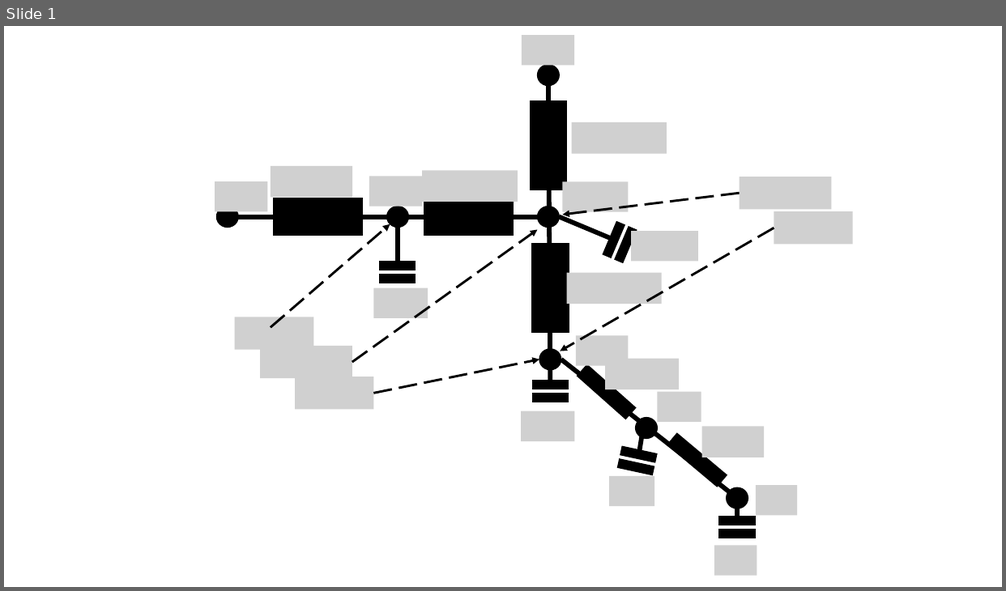
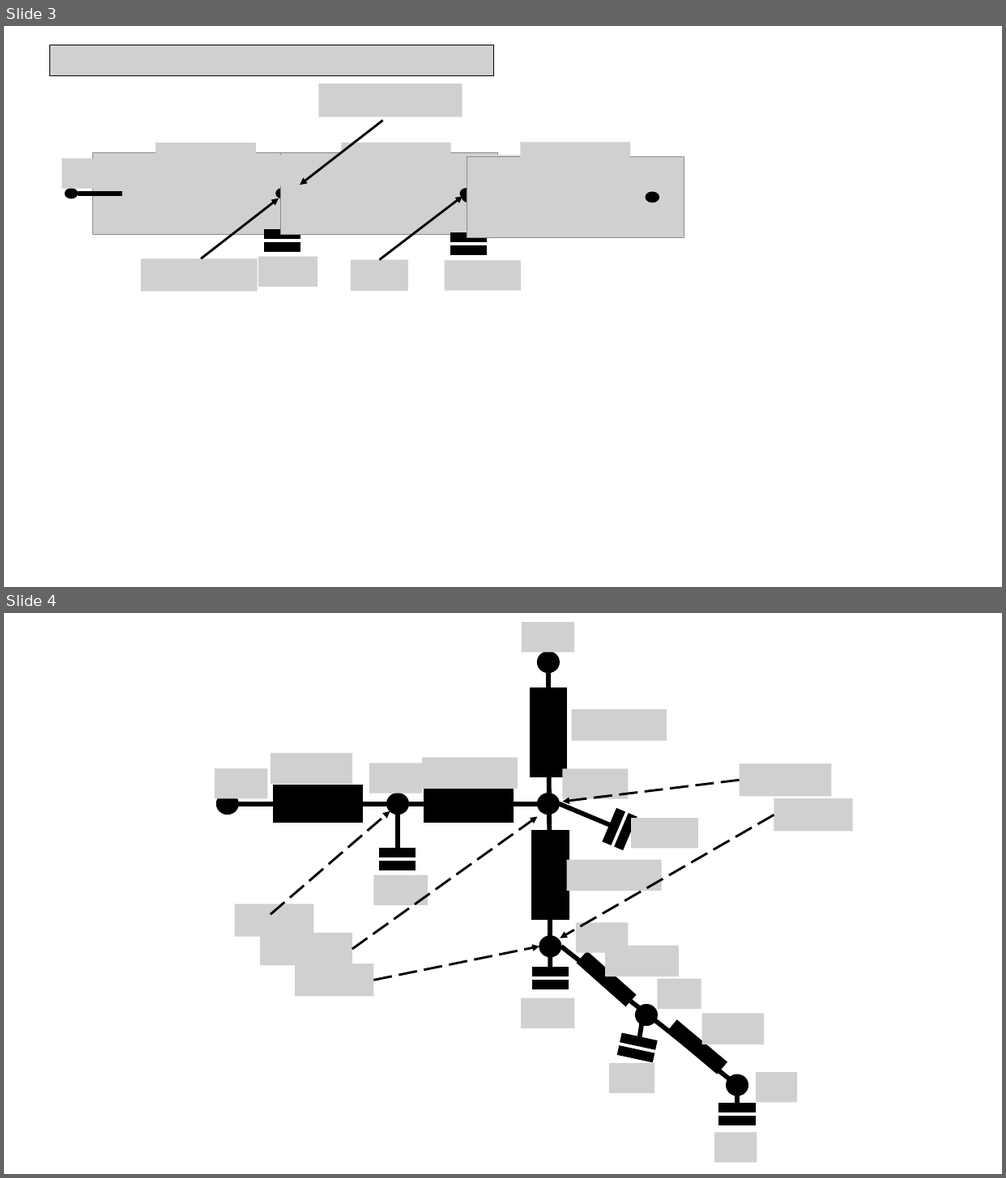
Before and after one commit to xixihaha1995/Hybrid_RC_GGMR, a slide deck: rc_network.pptx. Shown one above the other, each under a label of ours: slide 1 before the commit, slides 3 and 4 after it. The pictures are 1006x591 and 1006x1178 pixels, drawn with LibreOffice and Linux fonts; fonts in the diff are those of the drawing; grey boxes stand for pictures. Boxes give left, top, right and bottom in pixels: in the first picture for what was removed or moved away, otherwise in the second. Text is boxed around its words. In the diff, an @@ line names an element or a change of style, - is before the commit and + after.

```diff
--- a/rc_network.pptx
+++ b/rc_network.pptx
@@ slide 3 added at (x1=4, y1=26, x2=1002, y2=587), background #FFFFFF @@
@@ picture added at (x1=49, y1=45, x2=493, y2=75) @@
@@ picture added at (x1=318, y1=84, x2=462, y2=118) @@
@@ arrow added from (383, 120) to (300, 185), #000000 2.25 pt @@
@@ picture added at (x1=155, y1=143, x2=256, y2=174) @@
@@ picture added at (x1=342, y1=143, x2=451, y2=174) @@
@@ picture added at (x1=521, y1=142, x2=631, y2=173) @@
@@ picture added at (x1=62, y1=159, x2=127, y2=189) @@
@@ picture added at (x1=92, y1=152, x2=310, y2=234) @@
@@ picture added at (x1=253, y1=156, x2=311, y2=186) @@
@@ picture added at (x1=280, y1=152, x2=498, y2=234) @@
@@ picture added at (x1=445, y1=156, x2=521, y2=186) @@
@@ picture added at (x1=467, y1=156, x2=684, y2=238) @@
@@ picture added at (x1=624, y1=163, x2=678, y2=195) @@
@@ ellipse added at (x1=66, y1=189, x2=78, y2=199), fill #000000, outline #000000 1 pt @@
@@ line added from (78, 194) to (122, 194), #000000 4.5 pt @@
@@ ellipse added at (x1=275, y1=189, x2=288, y2=199), fill #000000, outline #000000 1 pt @@
@@ ellipse added at (x1=461, y1=189, x2=473, y2=199), fill #000000, outline #000000 1 pt @@
@@ ellipse added at (x1=462, y1=192, x2=474, y2=202), fill #000000, outline #000000 1 pt @@
@@ ellipse added at (x1=646, y1=192, x2=658, y2=202), fill #000000, outline #000000 1 pt @@
@@ ellipse added at (x1=646, y1=192, x2=658, y2=202), fill #000000, outline #000000 1 pt @@
@@ ellipse added at (x1=647, y1=192, x2=659, y2=202), fill #000000, outline #000000 1 pt @@
@@ arrow added from (201, 258) to (279, 199), #000000 2.25 pt @@
@@ arrow added from (380, 259) to (463, 197), #000000 2.25 pt @@
@@ math equal added at (x1=258, y1=222, x2=306, y2=258), fill #000000, outline #000000 1 pt @@
@@ math equal added at (x1=444, y1=226, x2=493, y2=263), fill #000000, outline #000000 1 pt @@
@@ picture added at (x1=141, y1=258, x2=258, y2=292) @@
@@ picture added at (x1=258, y1=257, x2=317, y2=287) @@
@@ picture added at (x1=351, y1=259, x2=408, y2=291) @@
@@ picture added at (x1=444, y1=260, x2=521, y2=290) @@
@@ what was slide 1 is now slide 4 @@
```
Also in this commit, not shown: 1 slide changed, 1 other slide added, 1 slide removed, 18 other files.
